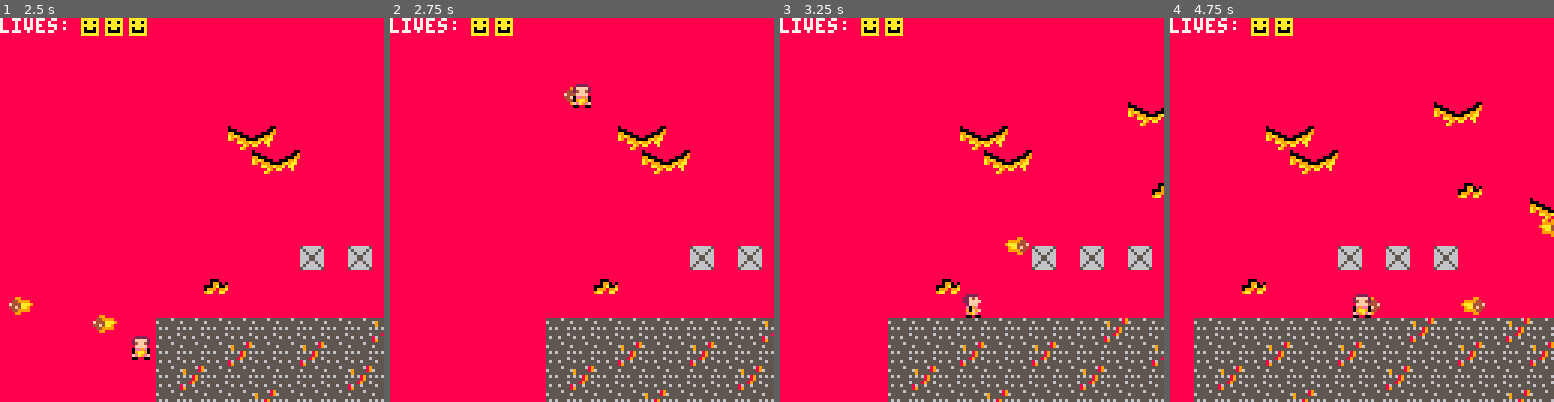
Above: before the commit, frames 1-4 (left to right).
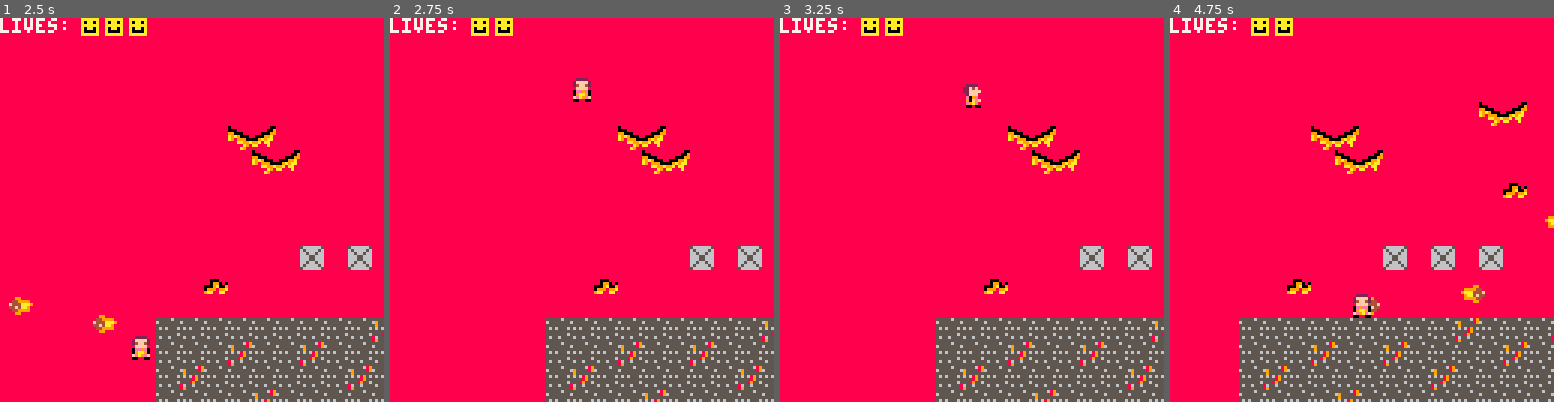
Above: after the commit, the same moments.

Repository: Chriswarkidd/Fall2018_GameDesign
Game: PICO-8 cartridge final.p8
Same seed, same stepped clock (60 frames per second), same inputs: the game is played once before the commit and once after it.
Inputs:
- Up to frame 1 (2.5 s): tap X (X key) at 1.07, 2.07, 2.4 s; hold Left 1.97-2.37 s
- Up to frame 2 (2.75 s): tap X (X key) at 2.73 s
- Up to frame 3 (3.25 s): hold Right from 2.87 s (still down); tap X (X key) at 3.07 s
- Up to frame 4 (4.75 s): tap X (X key) every 0.33 s from 3.4 to 4.73 s; release Right at 3.53 s; hold Up 3.58-4.08 s; hold Right 4.13-4.53 s

Frame 1 is identical in both runs. In frame 2, 0.4% of the frame differs, in the area x 45-53%, y 15-24%; in frame 3, 6.9%; in frame 4, 13%, in the area x 6-100%, y 21-100%.

Commit message:
Added some minor improvement things

Diff:
--- a/final.p8
+++ b/final.p8
@@ -61,6 +61,8 @@
 draw_func = nil
 input_delay = 0
 
+death_timer = 0
+
 function _update60()
     update_func()
 end
@@ -179,11 +181,9 @@
             g.accel = 1.5
             end
 
-			-- Check if the player touches a goomba
 			if check_sprite_collision(player.x, player.y, player.sx, player.sy, player.w, player.h, g.x, g.y, g.sx, g.sy, g.w, g.h) then
-				-- The player touched a goomba
-				player.x = 8
-				player.y = 0
+				music(-1, 200)
+				sfx(4, 0)
 				reset()
 			end
         end
@@ -227,9 +227,21 @@
     end
 end
 
+function update_death()
+	death_timer -= 1
+	if death_timer == 0 then
+		music(0, 4000)
+		update_func = update_game
+		player.x = 8
+		player.y = 0
+		camerax = -128
+	end
+end
+
 function reset()
-    camerax = -128
+	death_timer = 30
     lives-=1
+	update_func = update_death
     for g in all(bads) do
         g.x = g.o_x
         g.y = g.o_y
@@ -435,7 +447,10 @@
 function check_flag(x, y, f)
     return fget(mget(x/8,y/8),f)
 end
-
+function update_game_over()
+--temp blank for the moment
+	music(-1, 500)
+end
 function draw_game()
     if lives > 0 then
         if player.x - 60 > camerax then
@@ -457,6 +472,7 @@
             spr(3, camerax + 18 + (8*i), cameray-1)
         end
     else
+		update_func = update_game_over
         player.x = 0
         player.y = 0
         camera(0,0)
@@ -473,14 +489,14 @@
 00700700bb90f9fbb999944bba0000abb1111ddbbb90f9fbbf9aa9fbbb9aa9bbb09aa90bbf9aa9bb000000000000000000000000000000000000000000000000
 00000000bbe9aebbbbbb99bbbaaaaaabbbbb11bbbbe9aebbbbe9aebbbbe9aebbbfe9aefbbbe9aebb000000000000000000000000000000000000000000000000
 00000000bb22b22bbbbbbbbbbbbbbbbbbbbbbbbbbb00b00bbb0bb00bbb00b0bbb00bb00bbb0bb0bb000000000000000000000000000000000000000000000000
-bbbbbabb0000000000000000bb1111bbbb1111bbbb1111bbbb1111bbbb1111bb0000000000000000000000000000000000000000000000000000000000000000
-bbbb29ab0000000000000000b116c6bbb116c6bbb116c6bbb166661bb116c6bb0000000000000000000000000000000000000000000000000000000000000000
-bb22499a0000000000000000b116666bb116666bb116666bb1c66c1bb116666b0000000000000000000000000000000000000000000000000000000000000000
-b29994420000000000000000b11666bbb11666bbb11666bbb166661bb11666bb0000000000000000000000000000000000000000000000000000000000000000
-b20909920000000000000000b1dcddbbbcccddbbb1dcccc6bcddddcbbcccddc60000000000000000000000000000000000000000000000000000000000000000
-249999420000000000000000bbdc676bb6ddd76bbbddd7bbbcd77dcbb6ddd7bb0000000000000000000000000000000000000000000000000000000000000000
-b249442b0000000000000000bbddd7bbbbddd7bbbbddd7bbb6d77d6bbbddd7bb0000000000000000000000000000000000000000000000000000000000000000
-bb2222bb0000000000000000bb11b11bbb1bb11bbb11b1bbb11bb11bbb1bb1bb0000000000000000000000000000000000000000000000000000000000000000
+bbbbb5bb0000000000000000bb1111bbbb1111bbbb1111bbbb1111bbbb1111bb0000000000000000000000000000000000000000000000000000000000000000
+bbbb565b0000000000000000b116c6bbb116c6bbb116c6bbb166661bb116c6bb0000000000000000000000000000000000000000000000000000000000000000
+bb5566650000000000000000b116666bb116666bb116666bb1c66c1bb116666b0000000000000000000000000000000000000000000000000000000000000000
+b56665650000000000000000b11666bbb11666bbb11666bbb166661bb11666bb0000000000000000000000000000000000000000000000000000000000000000
+b50606650000000000000000b1dcddbbbcccddbbb1dcccc6bcddddcbbcccddc60000000000000000000000000000000000000000000000000000000000000000
+b56666550000000000000000bbdc676bb6ddd76bbbddd7bbbcd77dcbb6ddd7bb0000000000000000000000000000000000000000000000000000000000000000
+b556555b0000000000000000bbddd7bbbbddd7bbbbddd7bbb6d77d6bbbddd7bb0000000000000000000000000000000000000000000000000000000000000000
+bb5555bb0000000000000000bb11b11bbb1bb11bbb11b1bbb11bb11bbb1bb1bb0000000000000000000000000000000000000000000000000000000000000000
 bbbbb888cccbbbbb0000000000000000000000000000000000000000000000000000000000000000000000000000000000000000000000000000000000000000
 bbbb8888ccccbbbb0000000000000000000000000000000000000000000000000000000000000000000000000000000000000000000000000000000000000000
 bbb88888cccccbbb0000000000000000000000000000000000000000000000000000000000000000000000000000000000000000000000000000000000000000
@@ -572,7 +588,7 @@
 24242424342424242424242424444444442424242424242424242424242424243424444444444444444444444424242434242424242424242424242424242424
 34242424242424242424242424242424242424242424244444242424342424242424242424242424342434242424242424242424242424242424243424242424
 __gff__
-0000000000000000000000000000000080000000000000000000000000000000000000000000000000000000000000000000000000000000000000000000000000010101000101010000000000000000000000000000000000000000000000000000000000000000000000000000000000000000000000000000000000000000
+0000000000000000000000000000000080000000000000000000000000000000000000000000000000000000000000000000000000000000000000000000000000010101000909090000000000000000000000000000000000000000000000000000000000000000000000000000000000000000000000000000000000000000
 0000000000000000000000000000000000000000000000000000000000000000000000000000000000000000000000000000000000000000000000000000000000000000000000000000000000000000000000000000000000000000000000000000000000000000000000000000000000000000000000000000000000000000
 __map__
 4040404040404040404040404040404040404040404040404040404040404040404040404040404040404040404040404040404040404040404040404040404040404040404040404040404040404040404040404040404040404040404040404040404040404040404040404040404040404040404040404040404040404040
Not shown, changed: the sound effects (__sfx__) section of final.p8
